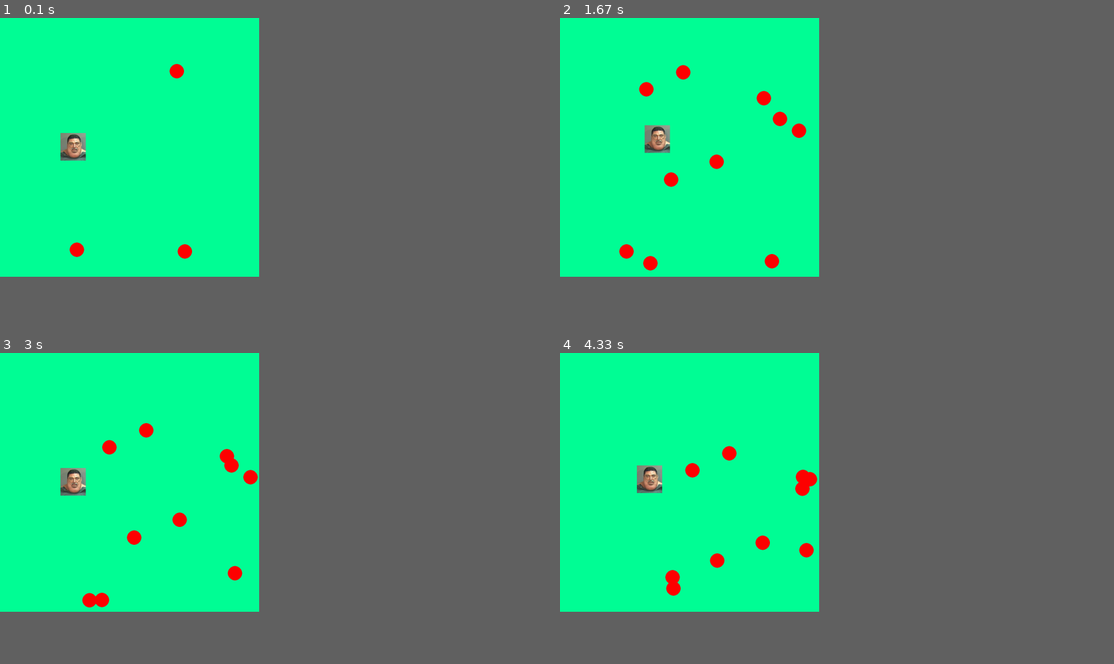
Above: before the commit, frames 1-4 (two rows, left to right).
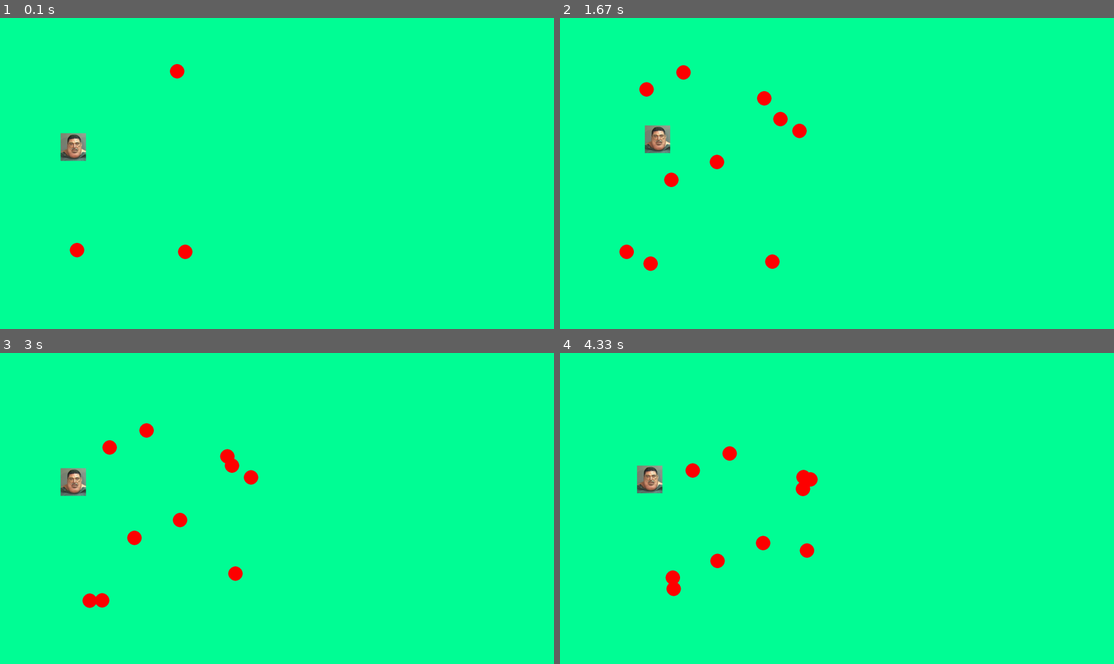
Above: after the commit, the same moments.

Repository: Ajay-Mohanraj/Evader
Game: pygame game, started from testing123.py
The game is run twice, just before and just after one commit, with the same random seed, the same clock (stepped at 60 frames per second) and the same inputs.
Inputs:
- Up to frame 1 (0.1 s): no input
- Up to frame 2 (1.67 s): hold Right 0.33-0.8 s; hold Up 0.83-1.13 s; hold Right 1.17-1.63 s
- Up to frame 3 (3 s): hold Left 1.67-2.2 s; hold Down 2.23-2.53 s; hold Left 2.57-2.97 s
- Up to frame 4 (4.33 s): hold Up 3-3.37 s; hold Right 3.4-4.03 s; hold Down from 4.07 s (still down)
In our replay, the window is 421x421 before the commit and 900x506 after it. These sizes can differ from the game's own. Grey fills any space a smaller window leaves; there, only what the larger window draws over its background counts as a difference.

The runs differ from the first frame. In frame 1, 0.1% of the frame differs, in the area x 10-35%, y 14-78%; in frame 2, 0.2%, in the area x 10-45%, y 15-82%; in frame 3, 0.2%; in frame 4, 0.2%.

Commit message:
Merge remote-tracking branch 'origin/master'
# Conflicts:
#	EggRoulette.py

Diff:
--- a/testing123.py
+++ b/testing123.py
@@ -2,7 +2,7 @@
 import random
 
 pygame.init()
-win = pygame.display.set_mode((900, 900))
+win = pygame.display.set_mode((1920, 1080))
 pygame.display.set_caption('First Game')
 win_width = 900
 win_height = 900
